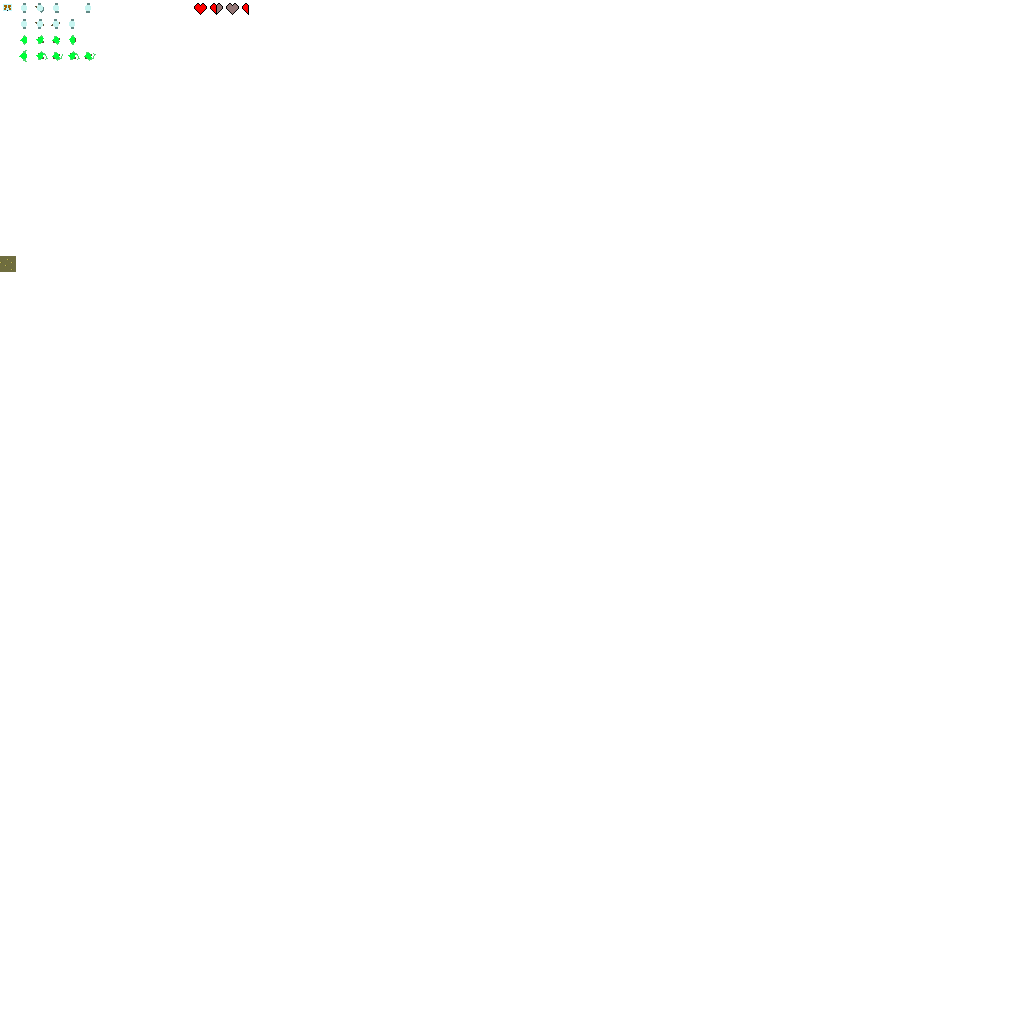
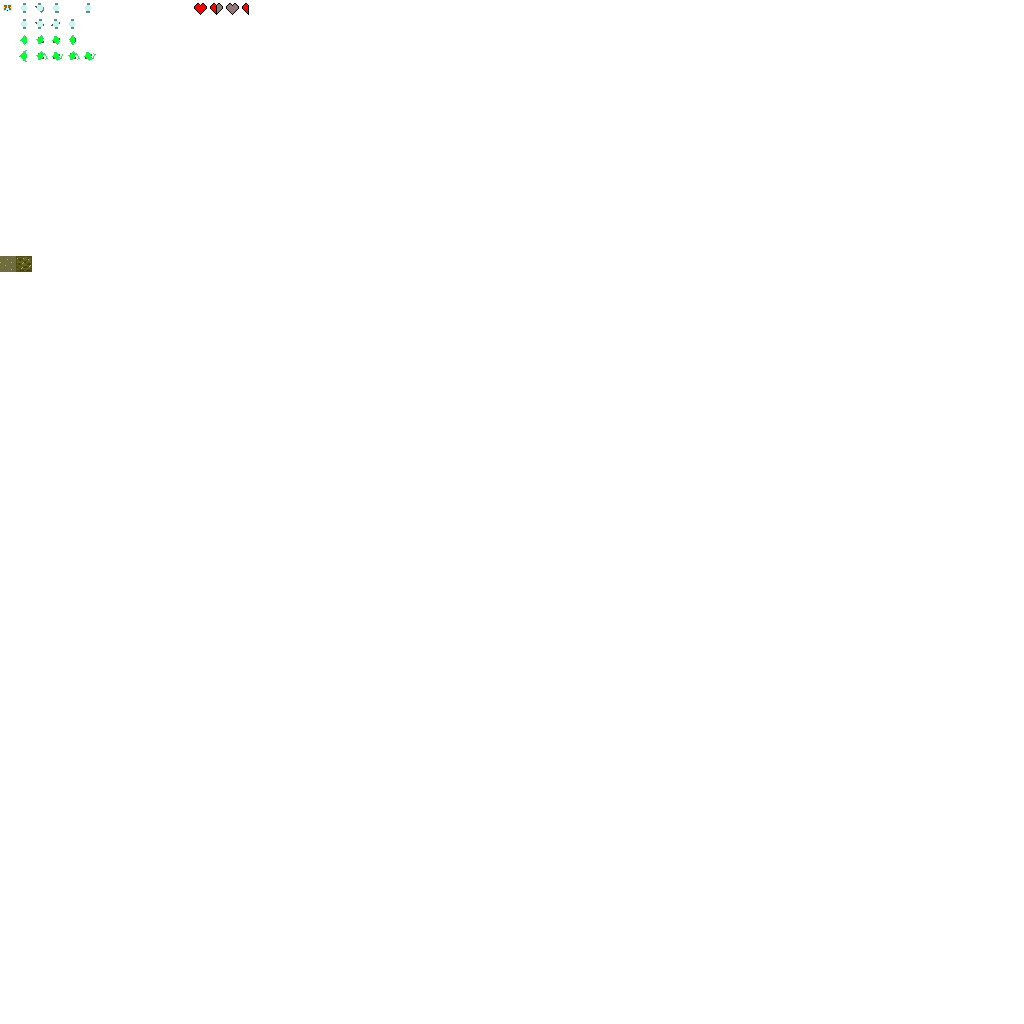
Comparing the layer stacks of the two 1024×1024 images. Changes:
painted on "Background" over 16, 256, 32, 272
